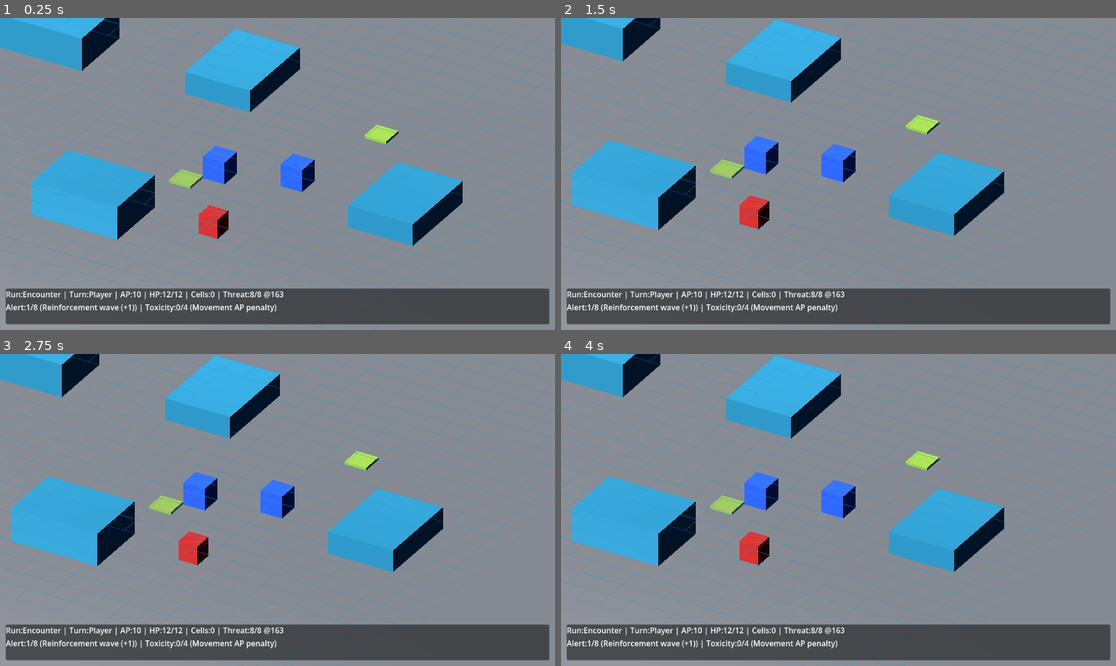
Above: before the commit, frames 1-4 (two rows, left to right).
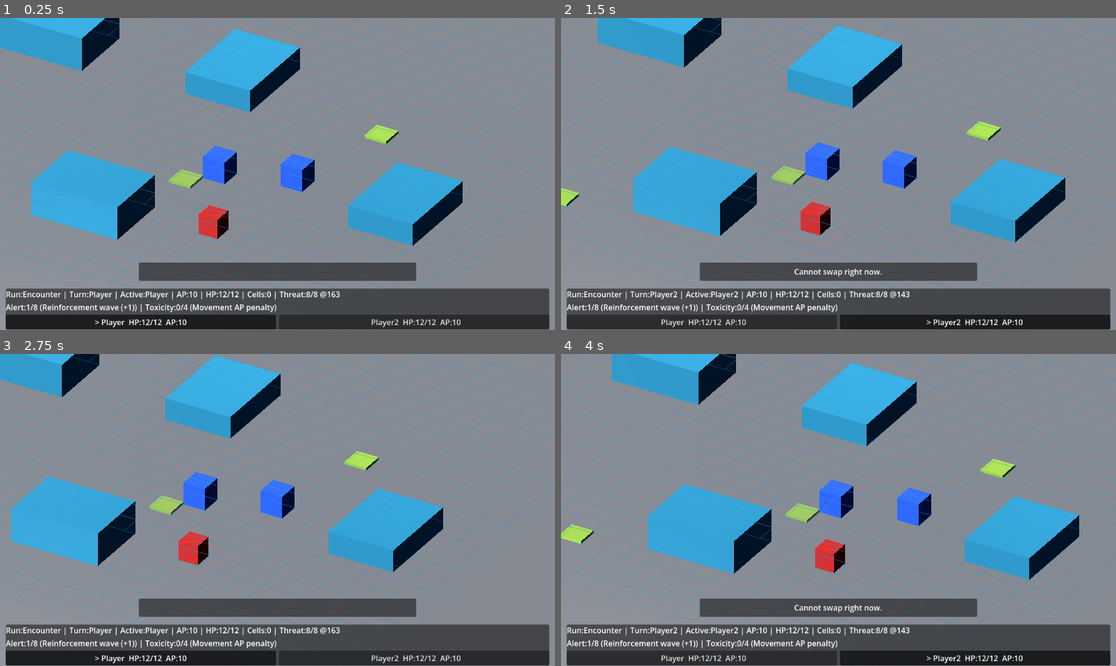
Above: after the commit, the same moments.

Repository: whelanworkmaster/cogs-and-catalysts
Game: Godot game, scene res://scenes/main.tscn
Two runs of this game, one before a commit and one after it. Both use one fixed random seed, a clock stepped at 60 frames per second and the inputs below.
Inputs (mouse positions are in pixels of both pictures, inside the frame that each line leads up to):
- Up to frame 1 (0.25 s): no input
- Up to frame 2 (1.5 s): click (699, 320) at 0.5 s, where only the run after the commit has a clickable "> Player HP:12/12 AP:10"; click (977, 320) at 1.25 s, where only the run after the commit has a clickable "Player2 HP:12/12 AP:10"
- Up to frame 3 (2.75 s): click (138, 656) at 2 s, where only the run after the commit has a clickable "Player HP:12/12 AP:10"
- Up to frame 4 (4 s): click (699, 656) at 2.75 s, where only the run after the commit has a clickable "> Player HP:12/12 AP:10"; click (977, 656) at 3.5 s, where only the run after the commit has a clickable "Player2 HP:12/12 AP:10"

The runs differ from the first frame. In frame 1, 8.1% of the frame differs, in the area x 1-99%, y 78-100%; in frame 2, 40%, in the area x 0-100%, y 0-100%; in frame 3, 9.6%; in frame 4, 40%.

Commit message:
Complete B004 multi-unit combat UI and turn-skip flow

Diff:
--- a/scenes/ui/combat_hud.tscn
+++ b/scenes/ui/combat_hud.tscn
@@ -27,3 +27,22 @@
 [node name="PressureLineLabel" type="Label" parent="MarginContainer/PanelContainer/VBoxContainer"]
 text = "Alert:- | Toxicity:-"
 autowrap_mode = 2
+
+[node name="SquadList" type="HBoxContainer" parent="MarginContainer/PanelContainer/VBoxContainer"]
+theme_override_constants/separation = 6
+
+[node name="NoticeMargin" type="MarginContainer" parent="."]
+anchor_left = 0.25
+anchor_top = 1.0
+anchor_right = 0.75
+anchor_bottom = 1.0
+offset_top = -140.0
+offset_bottom = -102.0
+
+[node name="NoticePanel" type="PanelContainer" parent="NoticeMargin"]
+
+[node name="NoticeLabel" type="Label" parent="NoticeMargin/NoticePanel"]
+visible = false
+text = ""
+horizontal_alignment = 1
+autowrap_mode = 2
--- a/scripts/player.gd
+++ b/scripts/player.gd
@@ -27,6 +27,7 @@
 var _hit_tween: Tween
 var _death_tween: Tween
 var _is_dead: bool = false
+var _end_turn_confirm_pending: bool = false
 
 enum Stance { NEUTRAL, GUARD, AGGRESS, EVADE }
 @export var stance_ap_cost: int = 1
@@ -457,12 +458,26 @@
 	if CombatManager.get_current_actor() != self:
 		return
 	if Input.is_action_just_pressed("next_vessel"):
+		_end_turn_confirm_pending = false
 		if CombatManager and not CombatManager.can_process_actor_switch_input():
 			return
 		print("Switch input detected on ", name)
-		_switch_to_next_vessel()
+		if not _switch_to_next_vessel():
+			_show_hud_notice("No other available Vessel to switch to.")
 		return
 	if Input.is_action_just_pressed("end_turn") or Input.is_action_just_pressed("ui_accept"):
+		if current_ap > 0:
+			if _end_turn_confirm_pending:
+				_end_turn_confirm_pending = false
+				CombatManager.end_turn()
+				return
+			_end_turn_confirm_pending = true
+			_show_hud_notice("AP remains. Press Space again to end turn.")
+			return
+		_end_turn_confirm_pending = false
+		if _switch_to_next_vessel_with_ap():
+			_show_hud_notice("Switched to a Vessel with AP.")
+			return
 		CombatManager.end_turn()
 
 func handle_attack_input() -> void:
@@ -508,6 +523,7 @@
 func spend_ap(amount: int) -> bool:
 	if current_ap >= amount:
 		current_ap -= amount
+		_end_turn_confirm_pending = false
 		print("Spent ", amount, " AP. Remaining: ", current_ap, "/", max_ap)
 		return true
 	else:
@@ -686,6 +702,7 @@
 
 func _on_turn_started(actor: Node) -> void:
 	if actor == self:
+		_end_turn_confirm_pending = false
 		reset_ap()
 		last_attack_result = "Ready"
 		disengage_active = false
@@ -698,6 +715,7 @@
 	last_attack_result = "Ready"
 
 func _on_combat_ended() -> void:
+	_end_turn_confirm_pending = false
 	last_attack_result = "Not in combat"
 	disengage_active = false
 	_clear_path_preview()
@@ -929,7 +947,7 @@
 		return null
 	return tree.root.get_node_or_null("SquadManager")
 
-func _switch_to_next_vessel() -> void:
+func _switch_to_next_vessel() -> bool:
 	var squad_manager := _get_squad_manager()
 	var next_vessel: Node = null
 	if squad_manager:
@@ -952,16 +970,54 @@
 		print("Fallback living vessels: ", living.size())
 	if next_vessel == null or next_vessel == self:
 		print("Switch aborted: next vessel invalid or same. current=", name)
-		return
+		return false
 	print("Attempting switch from %s to %s" % [name, next_vessel.name])
-	if not CombatManager or not CombatManager.set_current_actor(next_vessel):
-		print("Switch failed: CombatManager rejected actor.")
-		return
+	if not CombatManager or not CombatManager.handoff_turn_to(next_vessel):
+		print("Switch failed: CombatManager rejected handoff.")
+		return false
 	if squad_manager:
 		squad_manager.set_active_vessel(next_vessel)
 	if next_vessel.has_method("_focus_camera_on_self"):
 		next_vessel.call("_focus_camera_on_self")
 	print("Switch success: now controlling ", next_vessel.name)
+	return true
+
+func _switch_to_next_vessel_with_ap() -> bool:
+	var squad_manager := _get_squad_manager()
+	var living: Array = []
+	if squad_manager:
+		living = squad_manager.get_living_vessels()
+	else:
+		living = get_tree().get_nodes_in_group("player")
+	if living.is_empty():
+		return false
+	var start_index := living.find(self)
+	if start_index == -1:
+		start_index = 0
+	for offset in range(1, living.size() + 1):
+		var candidate: Node = living[(start_index + offset) % living.size()] as Node
+		if candidate == null or candidate == self:
+			continue
+		if not candidate.has_method("get_current_ap"):
+			continue
+		if candidate.get_current_ap() <= 0:
+			continue
+		if not CombatManager or not CombatManager.handoff_turn_to(candidate):
+			continue
+		if squad_manager:
+			squad_manager.set_active_vessel(candidate)
+		if candidate.has_method("_focus_camera_on_self"):
+			candidate.call("_focus_camera_on_self")
+		return true
+	return false
+
+func _show_hud_notice(message: String) -> void:
+	var scene := get_tree().current_scene if get_tree() else null
+	if scene == null:
+		return
+	var hud := scene.get_node_or_null("CombatHUD")
+	if hud and hud.has_method("show_notice"):
+		hud.call("show_notice", message, 1.4)
 
 func _focus_camera_on_self() -> void:
 	var scene := get_tree().current_scene if get_tree() else null
--- a/scripts/systems/combat_manager.gd
+++ b/scripts/systems/combat_manager.gd
@@ -13,6 +13,7 @@
 var actors: Array = []
 var current_actor_index: int = -1
 var _last_actor_switch_frame: int = -1
+var _actors_started_this_turn: Dictionary = {}
 
 @export var move_ap_cost: int = 1
 @export var attack_ap_cost: int = 3
@@ -42,6 +43,7 @@
 			continue
 		actors.append(actor)
 	current_actor_index = -1
+	_actors_started_this_turn.clear()
 	GameMode.set_mode(GameMode.Mode.TURN_COMBAT)
 	combat_started.emit(actors)
 	tick_alert_level(1)
@@ -74,6 +76,28 @@
 	if actor.has_method("get_current_hp") and actor.get_current_hp() <= 0:
 		return false
 	current_actor_index = index
+	return true
+
+func handoff_turn_to(actor: Node) -> bool:
+	if not active_combat:
+		return false
+	if actor == null:
+		return false
+	var current_actor := get_current_actor()
+	if current_actor == null:
+		return false
+	if actor == current_actor:
+		return false
+	if not current_actor.is_in_group("player") or not actor.is_in_group("player"):
+		return false
+	var index := actors.find(actor)
+	if index == -1:
+		return false
+	if actor.has_method("get_current_hp") and actor.get_current_hp() <= 0:
+		return false
+	turn_ended.emit(current_actor)
+	current_actor_index = index
+	_emit_turn_started_once(actor)
 	return true
 
 func can_process_actor_switch_input() -> bool:
@@ -189,15 +213,25 @@
 	if actors.is_empty():
 		end_combat()
 		return
+	_actors_started_this_turn.clear()
 	var attempts := 0
 	while attempts < actors.size():
 		current_actor_index = (current_actor_index + 1) % actors.size()
 		var actor: Node = actors[current_actor_index] as Node
 		if _is_actor_turn_valid(actor):
-			turn_started.emit(actor)
+			_emit_turn_started_once(actor)
 			return
 		attempts += 1
 	end_combat()
+
+func _emit_turn_started_once(actor: Node) -> void:
+	if actor == null:
+		return
+	var actor_id := actor.get_instance_id()
+	if _actors_started_this_turn.has(actor_id):
+		return
+	_actors_started_this_turn[actor_id] = true
+	turn_started.emit(actor)
 
 func _emit_alert_thresholds(previous_progress: int, new_progress: int) -> void:
 	for threshold in alert_thresholds:
--- a/scripts/ui/combat_hud.gd
+++ b/scripts/ui/combat_hud.gd
@@ -8,6 +8,9 @@
 
 @onready var status_line_label: Label = $MarginContainer/PanelContainer/VBoxContainer/StatusLineLabel
 @onready var pressure_line_label: Label = $MarginContainer/PanelContainer/VBoxContainer/PressureLineLabel
+@onready var squad_list: HBoxContainer = $MarginContainer/PanelContainer/VBoxContainer/SquadList
+@onready var notice_label: Label = $NoticeMargin/NoticePanel/NoticeLabel
+var _notice_time_remaining: float = 0.0
 
 func _ready() -> void:
 	if GameMode:
@@ -20,10 +23,16 @@
 	var run_controller := _get_run_controller()
 	if run_controller:
 		run_controller.run_state_changed.connect(_on_state_changed)
+	var squad_manager := _get_squad_manager()
+	if squad_manager:
+		squad_manager.squad_changed.connect(_on_squad_changed)
+		squad_manager.active_vessel_changed.connect(_on_active_vessel_changed)
+	_rebuild_squad_panel()
 	_refresh_lines()
 
 func _process(_delta: float) -> void:
 	_refresh_lines()
+	_update_notice(_delta)
 
 func _on_state_changed(_a: Variant, _b: Variant) -> void:
 	_refresh_lines()
@@ -32,11 +41,19 @@
 	_refresh_lines()
 
 func _on_combat_changed(_actors: Array = []) -> void:
+	_refresh_lines()
+
+func _on_squad_changed(_vessels: Array) -> void:
+	_rebuild_squad_panel()
+	_refresh_lines()
+
+func _on_active_vessel_changed(_vessel: Node) -> void:
 	_refresh_lines()
 
 func _refresh_lines() -> void:
 	_refresh_status_line()
 	_refresh_pressure_line()
+	_refresh_squad_buttons()
 
 func _refresh_status_line() -> void:
 	var run_text := "Run:-"
@@ -49,28 +66,31 @@
 	var actor: Node = CombatManager.get_current_actor() if CombatManager else null
 	if actor:
 		turn_text = "Turn:%s" % actor.name
-		if actor.has_method("get_current_ap"):
-			ap_text = "AP:%s" % actor.get_current_ap()
-
+
+	var active_text := "Active:-"
 	var hp_text := "HP:-"
 	var cells_text := "Cells:-"
-	var player: Node = get_tree().get_first_node_in_group("player")
-	if player and player.has_method("get_current_hp") and player.has_method("get_max_hp"):
-		hp_text = "HP:%s/%s" % [player.get_current_hp(), player.get_max_hp()]
-	if player and player.has_method("get_mutagenic_cells"):
-		cells_text = "Cells:%s" % player.get_mutagenic_cells()
+	var active_vessel := _get_active_vessel()
+	if active_vessel:
+		active_text = "Active:%s" % active_vessel.name
+		if active_vessel.has_method("get_current_ap"):
+			ap_text = "AP:%s" % active_vessel.get_current_ap()
+		if active_vessel.has_method("get_current_hp") and active_vessel.has_method("get_max_hp"):
+			hp_text = "HP:%s/%s" % [active_vessel.get_current_hp(), active_vessel.get_max_hp()]
+		if active_vessel.has_method("get_mutagenic_cells"):
+			cells_text = "Cells:%s" % active_vessel.get_mutagenic_cells()
 
 	var threat_text := "Threat:-"
-	var enemy := _get_nearest_enemy()
+	var enemy := _get_nearest_enemy(active_vessel)
 	if enemy and enemy.has_method("get_current_hp") and enemy.has_method("get_max_hp"):
 		threat_text = "Threat:%s/%s" % [enemy.get_current_hp(), enemy.get_max_hp()]
-		if player:
-			var distance: float = Vector2(player.global_position.x, player.global_position.z).distance_to(
+		if active_vessel:
+			var distance: float = Vector2(active_vessel.global_position.x, active_vessel.global_position.z).distance_to(
 				Vector2(enemy.global_position.x, enemy.global_position.z)
 			)
 			threat_text += " @%.0f" % distance
 
-	status_line_label.text = "%s | %s | %s | %s | %s | %s" % [run_text, turn_text, ap_text, hp_text, cells_text, threat_text]
+	status_line_label.text = "%s | %s | %s | %s | %s | %s | %s" % [run_text, turn_text, active_text, ap_text, hp_text, cells_text, threat_text]
 
 func _refresh_pressure_line() -> void:
 	if not CombatManager or not CombatManager.alert_level or not CombatManager.toxicity_load:
@@ -88,9 +108,8 @@
 		toxicity_effect
 	]
 
-func _get_nearest_enemy() -> Node:
-	var player := get_tree().get_first_node_in_group("player")
-	if not player:
+func _get_nearest_enemy(vessel: Node) -> Node:
+	if vessel == null:
 		return null
 	var enemies := get_tree().get_nodes_in_group("enemy")
 	var best_target: Node = null
@@ -98,17 +117,124 @@
 	for enemy in enemies:
 		if enemy == null:
 			continue
-		var distance: float = player.global_position.distance_to(enemy.global_position)
+		var distance: float = vessel.global_position.distance_to(enemy.global_position)
 		if distance < best_distance:
 			best_distance = distance
 			best_target = enemy
 	return best_target
+
+func _rebuild_squad_panel() -> void:
+	if squad_list == null:
+		return
+	for child in squad_list.get_children():
+		child.queue_free()
+	var squad_manager := _get_squad_manager()
+	if squad_manager == null:
+		return
+	var vessels: Array = squad_manager.get_living_vessels()
+	for vessel in vessels:
+		if vessel == null:
+			continue
+		var button := Button.new()
+		button.toggle_mode = true
+		button.size_flags_horizontal = Control.SIZE_EXPAND_FILL
+		button.clip_text = true
+		button.pressed.connect(_on_vessel_button_pressed.bind(vessel))
+		button.set_meta("vessel", vessel)
+		squad_list.add_child(button)
+	_refresh_squad_buttons()
+
+func _refresh_squad_buttons() -> void:
+	if squad_list == null:
+		return
+	var active_vessel := _get_active_vessel()
+	var current_actor := CombatManager.get_current_actor() if CombatManager else null
+	for child in squad_list.get_children():
+		if not (child is Button):
+			continue
+		var button := child as Button
+		var vessel: Node = button.get_meta("vessel", null) as Node
+		if vessel == null or not is_instance_valid(vessel):
+			button.disabled = true
+			button.text = "Unavailable"
+			button.button_pressed = false
+			continue
+		button.disabled = false
+		button.text = _format_vessel_button_text(vessel, vessel == current_actor)
+		button.button_pressed = vessel == active_vessel
+
+func _format_vessel_button_text(vessel: Node, is_turn_actor: bool) -> String:
+	var hp_text := "-"
+	var ap_text := "-"
+	if vessel.has_method("get_current_hp") and vessel.has_method("get_max_hp"):
+		hp_text = "%s/%s" % [vessel.get_current_hp(), vessel.get_max_hp()]
+	if vessel.has_method("get_current_ap"):
+		ap_text = str(vessel.get_current_ap())
+	var turn_marker := ">" if is_turn_actor else " "
+	return "%s %s  HP:%s  AP:%s" % [turn_marker, vessel.name, hp_text, ap_text]
+
+func _on_vessel_button_pressed(vessel: Node) -> void:
+	if vessel == null or not is_instance_valid(vessel):
+		return
+	var squad_manager := _get_squad_manager()
+	if squad_manager == null:
+		return
+	var in_combat := CombatManager and CombatManager.active_combat
+	if in_combat:
+		var current_actor := CombatManager.get_current_actor()
+		if current_actor == null or not current_actor.is_in_group("player"):
+			return
+		if not CombatManager.handoff_turn_to(vessel):
+			show_notice("Cannot swap right now.", 1.2)
+			return
+	squad_manager.set_active_vessel(vessel)
+	_focus_camera_on_vessel(vessel)
+	_refresh_lines()
+
+func show_notice(message: String, duration: float = 1.5) -> void:
+	if notice_label == null:
+		return
+	notice_label.text = message
+	notice_label.visible = not message.is_empty()
+	_notice_time_remaining = maxf(duration, 0.0)
+
+func _update_notice(delta: float) -> void:
+	if notice_label == null:
+		return
+	if _notice_time_remaining <= 0.0:
+		return
+	_notice_time_remaining = maxf(_notice_time_remaining - delta, 0.0)
+	if _notice_time_remaining <= 0.0:
+		notice_label.visible = false
+		notice_label.text = ""
 
 func _get_run_controller() -> Node:
 	var tree := get_tree()
 	if not tree:
 		return null
 	return tree.root.get_node_or_null("RunController")
+
+func _get_squad_manager() -> Node:
+	var tree := get_tree()
+	if not tree:
+		return null
+	return tree.root.get_node_or_null("SquadManager")
+
+func _get_active_vessel() -> Node:
+	var squad_manager := _get_squad_manager()
+	if squad_manager:
+		return squad_manager.get_active_vessel()
+	return null
+
+func _focus_camera_on_vessel(vessel: Node) -> void:
+	var scene := get_tree().current_scene if get_tree() else null
+	if scene == null:
+		return
+	var camera_rig := scene.get_node_or_null("CameraRig")
+	if camera_rig == null:
+		return
+	if "follow_target" in camera_rig:
+		camera_rig.follow_target = camera_rig.get_path_to(vessel)
 
 func _run_state_to_text(state: int) -> String:
 	match state:
Not shown, changed: docs/currentprogress.md
Not shown, changed: docs/implementation_backlog.md
